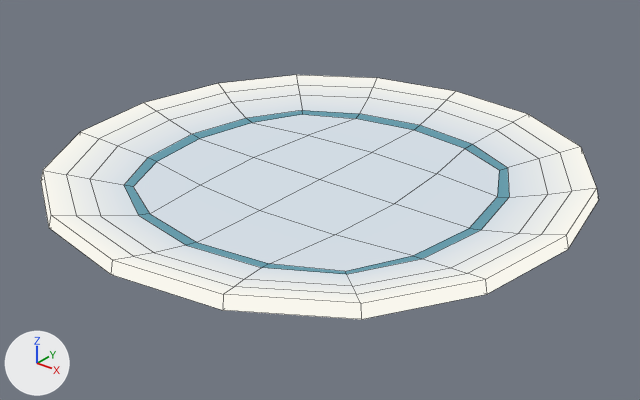
A saved change to the Blender file Assets/Visuals/Food/Meshes/Plate.blend.
Camera for both pictures: a 50 mm camera at (1.139, -1.423, 0.857) aimed at (0.015, -0.019, -0.013). The axes (+X, +Y, +Z) are drawn at lower left. The lights are the same throughout. The picture after the commit comes second. Mesh edges are drawn as thin lines.

Objects in the first picture: 'Plate'.
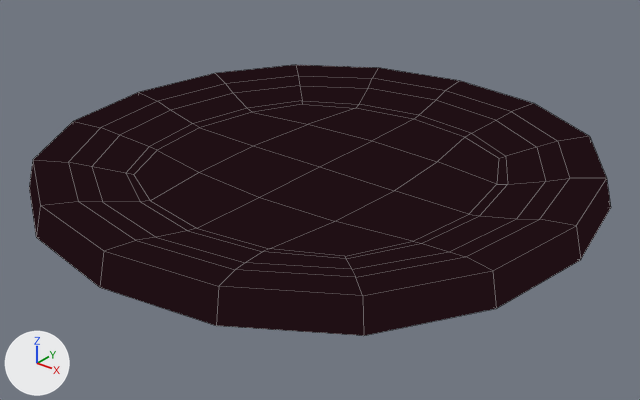
Changed parts and their boxes [x1, y1, x2, y2] in the pictures (640 x 400 px):
```json
{"object": "Plate", "change": "recoloured, modifiers changed", "before": [41, 75, 598, 319], "after": [29, 65, 611, 336], "on screen": "11% taller"}
```

The change, as JSON lines over the scene's bpy script:
```json
{"op": "add", "block": "mat_lineas", "code": ["mat_lineas = emission_material('Lineas')", "mat_lineas.base_color = (0.0144, 0.00518, 0.0075)  # black #201015"]}
{"block": "me_plane", "where": "me_plane.from_pydata(...)  # 146 vertices, 144 faces; spans x -0.593..0.593, y -0.593..0.593, z 0.0..0.079"}
{"op": "add", "block": "me_plane", "code": "me_plane.materials.append(mat_lineas)  # black #201015"}
{"op": "add", "block": "ob_plate", "code": "_m = ob_plate.modifiers.new('Solidify', 'SOLIDIFY')"}
{"op": "add", "block": "ob_plate", "code": "_m.thickness = 0.03"}
{"op": "add", "block": "ob_plate", "code": "_m.offset = 1.0"}
{"op": "add", "block": "ob_plate", "code": "_m.material_offset = 1"}
{"op": "add", "block": "ob_plate", "code": "_m.use_flip_normals = True"}
```
